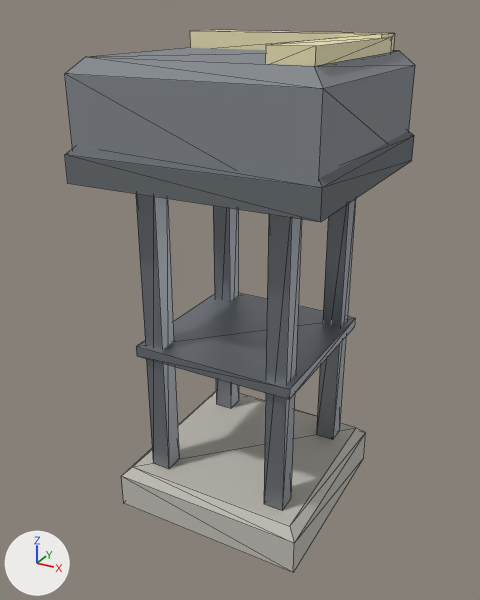
The glTF model assets/models/mg_tower.glb, before and after one commit.
Rendered twice from a camera (50 mm lens) standing at (3.14, -5.95, 5.4) and looking at (-0.08, -0.11, 2.47). Lighting does not change. The marker at lower left points along +X, +Y and +Z. The first picture is the older version. Mesh edges are drawn as thin lines. Vertices at exactly the same position are counted once.

Names of what the first picture shows: 'Body'.
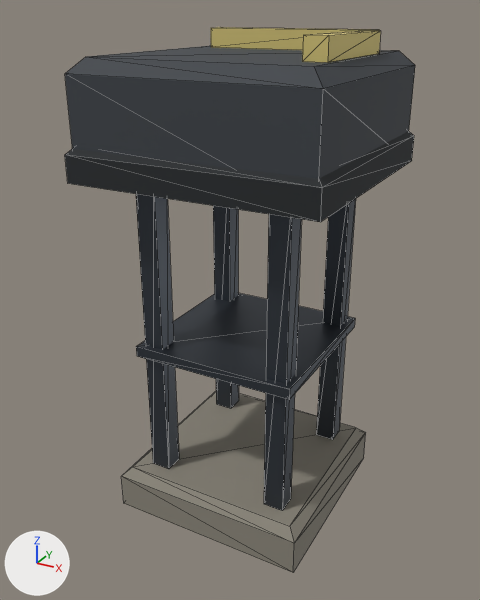
The change, as a diff of the scene's bpy script:
```diff
--- a/assets/models/mg_tower.glb.py
+++ b/assets/models/mg_tower.glb.py
@@ mat_concrete @@
 mat_concrete = principled_material('Concrete')
-mat_concrete.base_color = (0.541, 0.522, 0.475)  # light grey #c2bfb7
+mat_concrete.base_color = (0.254, 0.235, 0.192)  # grey #8a8579
 mat_concrete.roughness = 0.8
@@ mat_metal @@
 mat_metal = principled_material('Metal')
-mat_metal.base_color = (0.29, 0.314, 0.345)  # grey #93989f
+mat_metal.base_color = (0.0684, 0.0804, 0.0975)  # dark grey #4a5058
 mat_metal.metallic = 0.8
@@ mat_hull @@
 mat_hull = principled_material('Hull')
-mat_hull.base_color = (0.227, 0.247, 0.271)  # grey #83888e
+mat_hull.base_color = (0.0421, 0.0497, 0.0597)  # dark grey #3a3f45
 mat_hull.roughness = 0.75
@@ mat_dark @@
 mat_dark = principled_material('Dark')
-mat_dark.base_color = (0.133, 0.149, 0.161)  # grey #666c70
+mat_dark.base_color = (0.0159, 0.0194, 0.0222)  # black #222629
 mat_dark.roughness = 0.85
@@ mat_faction @@
 mat_faction = principled_material('Faction')
-mat_faction.base_color = (0.851, 0.784, 0.478)  # beige #eee5b8
+mat_faction.base_color = (0.694, 0.577, 0.194)  # yellow #d9c87a
 mat_faction.roughness = 0.6
@@ me_body @@
 # used by ob_body; location = (0.0, 0.0, 0.0)
-me_body.from_pydata(...)  # 92 vertices, 144 faces; spans x -1.29..1.29, y -1.29..1.29, z 0.0..5.17
+me_body.from_pydata(...)  # 92 vertices, 144 faces; spans x -1.29..1.29, y -1.29..1.29, z 0.0..5.2
+# me_body part 1: the loose piece of 8 vertices spanning x -1.07..1.07, y 0.57..0.99, z 4.97..5.17 is scaled about its middle by (0.854, 0.531, 1), then moved by (0.0, 0.08, 0.03)
+# me_body part 2: the loose piece of 8 vertices spanning x 0.68..1.09, y -1.07..0.81, z 4.98..5.14 is scaled about its middle by (0.531, 0.694, 1.25), then moved by (0.05, 0.08, 0.04)
 me_body.materials.append(mat_concrete)
```

Changed parts and their boxes [x1, y1, x2, y2] in the pictures (480 x 600 px; the box of a moved part takes in the faces that stretch with it):
'Body', recoloured, reshaped (darker): before [65, 30, 415, 572]; after [65, 27, 415, 572]
part 1 of me_body, moved or reshaped: before [190, 30, 395, 52]; after [211, 27, 379, 50]
part 2 of me_body, moved or reshaped: before [265, 37, 392, 66]; after [302, 31, 381, 63]
